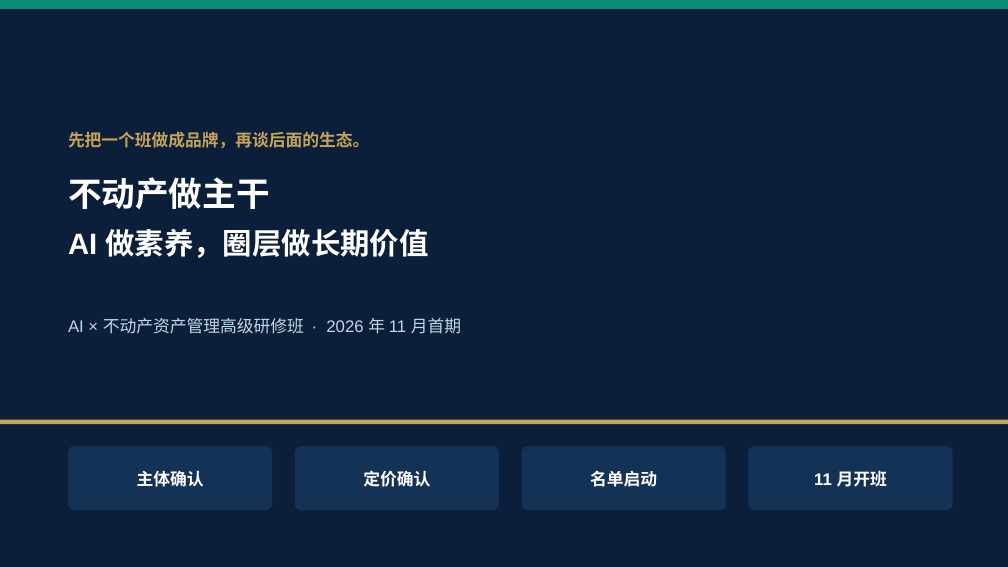
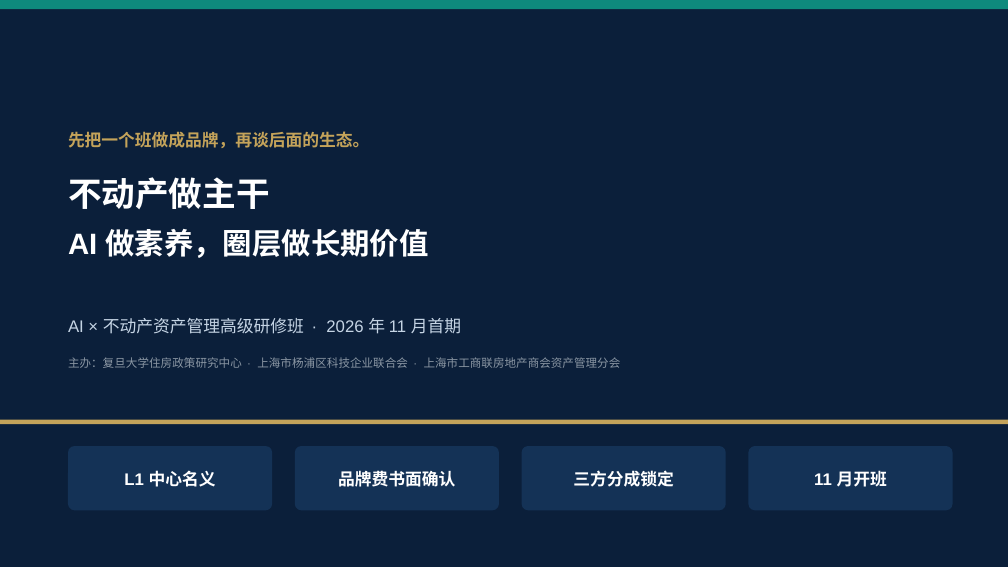
Before and after one commit to hujigang2010-maker/AIDEN, a slide deck: slide 19 of output/AI+不动产资产管理高级研修班_合作方案.pptx (slide 17 before the commit). Drawn at 1008x567 pixels with LibreOffice and Linux fonts; fonts in the diff are those of the drawing. Boxes give left, top, right and bottom in pixels: in the first picture for what was removed or moved away, otherwise in the second. Text is boxed around its words. In the diff, an @@ line names an element or a change of style, - is before the commit and + after.

```diff
--- a/output/AI+不动产资产管理高级研修班_合作方案.pptx
+++ b/output/AI+不动产资产管理高级研修班_合作方案.pptx
@@ text added at (x1=68, y1=357, x2=621, y2=368), 11 pt, text #8A96A3 @@
+主办：复旦大学住房政策研究中心 · 上海市杨浦区科技企业联合会 · 上海市工商联房地产商会资产管理分会
@@ text at (x1=124, y1=470, x2=216, y2=487): text changed @@
-主体确认
+L1 中心名义
@@ text at (x1=338, y1=470, x2=455, y2=487): text changed @@
-定价确认
+品牌费书面确认
@@ text at (x1=573, y1=470, x2=673, y2=487): text changed @@
-名单启动
+三方分成锁定
```
Also in this commit, not shown: 14 other slides changed, 4 slides added, 2 slides removed, 2 other files.
